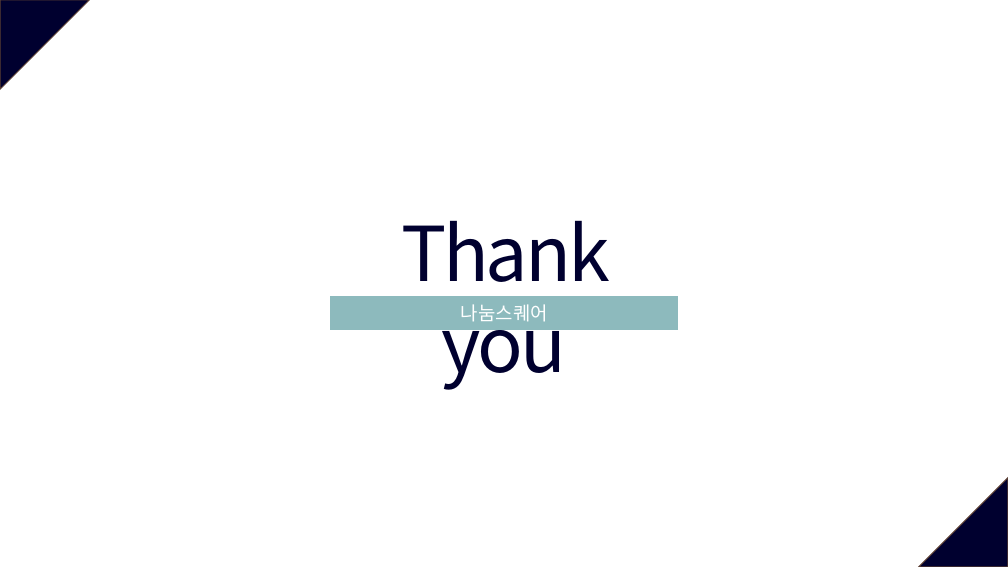
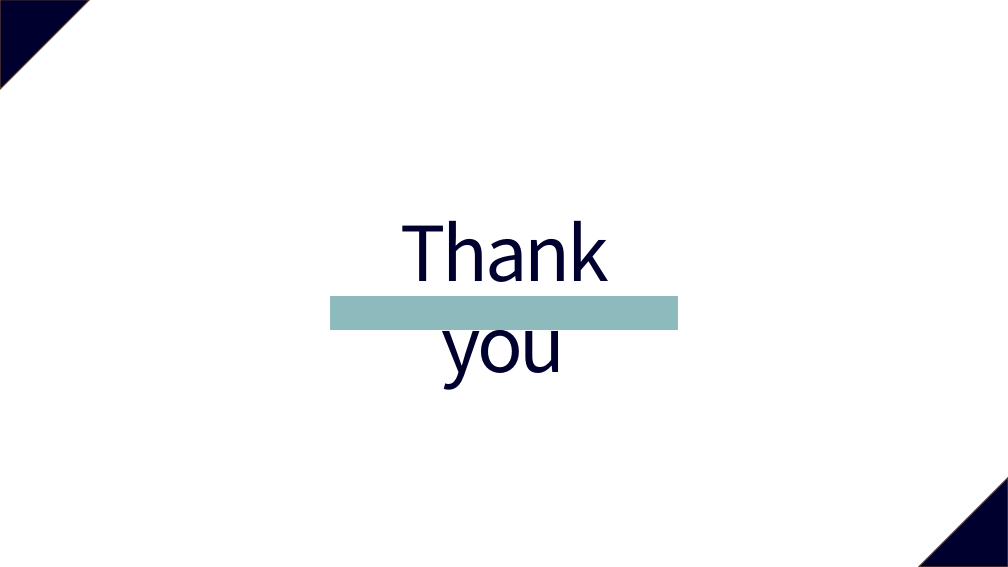
Before and after one commit to gitlin-i/c_console_game, a slide deck: slide 12 of 콘솔프로젝트_박석진/개발문서/발표자료_박석진.pptx. Drawn at 1008x567 pixels with LibreOffice and Linux fonts; fonts in the diff are those of the drawing. Boxes give left, top, right and bottom in pixels: in the first picture for what was removed or moved away, otherwise in the second. Text is boxed around its words. In the diff, an @@ line names an element or a change of style, - is before the commit and + after.

Commit message:
assas

```diff
--- a/콘솔프로젝트_박석진/개발문서/발표자료_박석진.pptx
+++ b/콘솔프로젝트_박석진/개발문서/발표자료_박석진.pptx
@@ text in rectangle at (x1=461, y1=304, x2=548, y2=322): text removed @@
-나눔스퀘어
```
